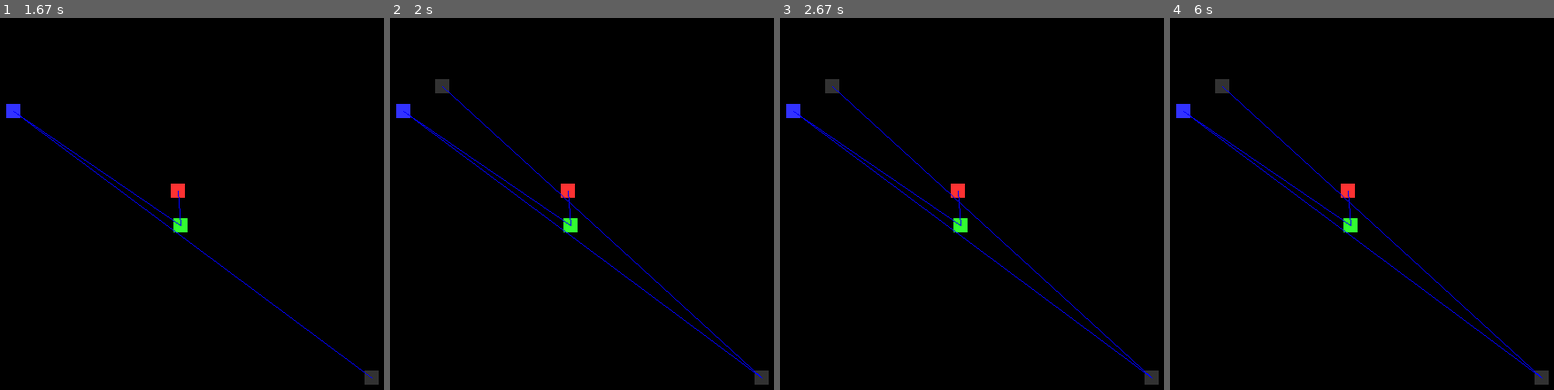
Above: before the commit, frames 1-4 (left to right).
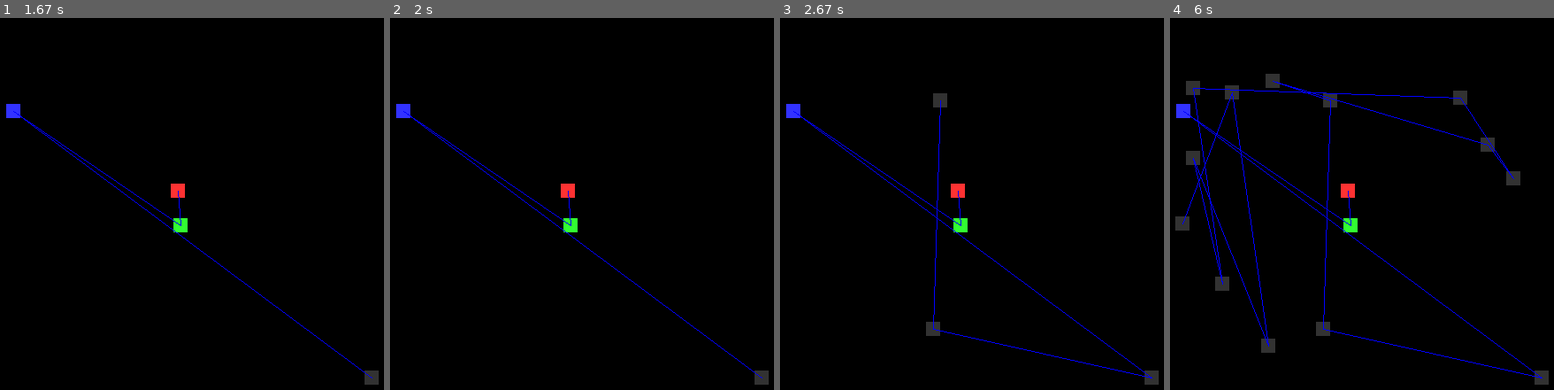
Above: after the commit, the same moments.

Repository: Jack9025/shape-pygame
Game: pygame game, started from game.py
The game is run twice, just before and just after one commit, with the same random seed, the same clock (stepped at 60 frames per second) and the same inputs.
Inputs (mouse positions are in pixels of both pictures, inside the frame that each line leads up to):
- Up to frame 1 (1.67 s): click (176, 189) at 0.38 s; click (180, 226) at 0.72 s; click (11, 111) at 1.05 s; click (372, 378) at 1.38 s
- Up to frame 2 (2 s): click (443, 84) at 1.72 s
- Up to frame 3 (2.67 s): click (933, 330) at 2.05 s; click (941, 99) at 2.38 s
- Up to frame 4 (6 s): click (1273, 81) at 2.72 s; click (1488, 144) at 3.05 s; click (1511, 177) at 3.38 s; click (1461, 96) at 3.72 s; click (1193, 88) at 4.05 s; click (1223, 282) at 4.38 s; click (1193, 159) at 4.72 s; click (1269, 345) at 5.05 s; click (1231, 92) at 5.38 s; click (1181, 222) at 5.72 s

Frame 1 is identical in both runs. In frame 2, 0.3% of the frame differs, in the area x 11-97%, y 16-97%; in frame 3, 0.9%; in frame 4, 3.0%, in the area x 1-97%, y 15-97%.

Commit message:
Second commit

Diff:
--- a/game.py
+++ b/game.py
@@ -19,7 +19,10 @@
     x2, y2 = p2
     x3, y3 = p3
     x4, y4 = p4
-    return ((x1 - x2) * (y3 - y4) - (y1 - y2) * (x3 - x4)) != 0
+    denom = ((x1 - x2) * (y3 - y4) - (y1 - y2) * (x3 - x4))
+    t = ((x1 - x3) * (y3 - y4) - (y1 - y3) * (x3 - x4)) / denom
+    u = ((x1 - x2) * (y1 - y3) - (y1 - y2) * (x1 - x3)) / denom
+    return 0 <= t <= 1 and 0 <= u <= 1
 
 
 corners = []
@@ -45,7 +48,7 @@
                             is_shape_finished = True
                     elif not is_shape_finished:
                         has_overlap = False
-                        for i in range(len(corners) - 4):
+                        for i in range(len(corners) - 1):
                             if line_line_intersection(corners[-1], pos, corners[i], corners[i + 1]):
                                 has_overlap = True
                                 break
